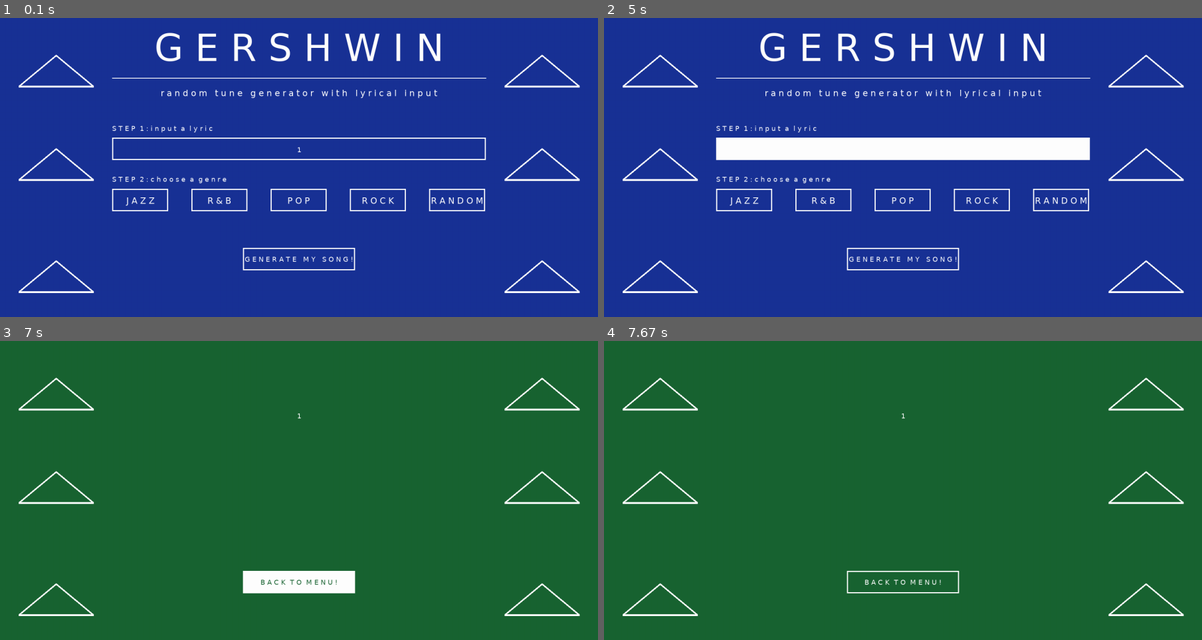
Above: before the commit, frames 1-4 (two rows, left to right).
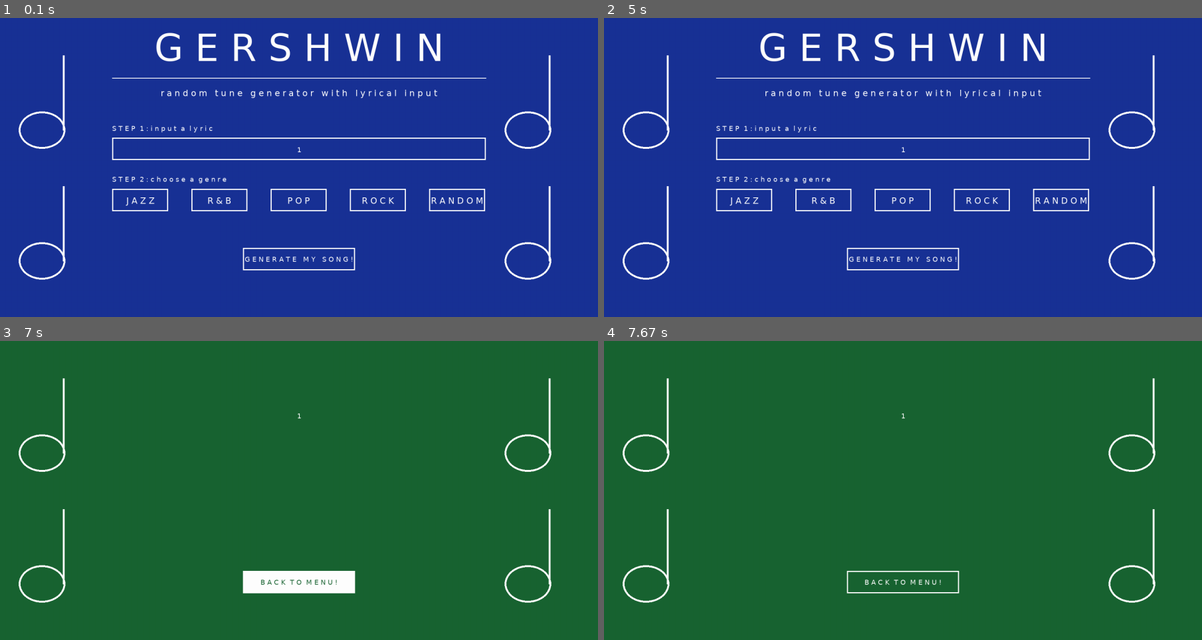
Above: after the commit, the same moments.

Repository: sd19spring/GERSHWIN
Game: pygame game, started from framework.py
Two runs of this game, one before a commit and one after it. Both use one fixed random seed, a clock stepped at 60 frames per second and the inputs below.
Inputs (mouse positions are in pixels of both pictures, inside the frame that each line leads up to):
- Up to frame 1 (0.1 s): type "1 (at the terminal prompt)" at 0 s
- Up to frame 2 (5 s): click "J A Z Z" at 0.38 s; click (908, 185) at 0.72 s; click "G E N E R A T E M Y S O N G !" at 1.05 s; click (1124, 272) at 1.38 s; click "B A C K T O M E N U !" at 2.72 s; click (819, 104) at 3.05 s; click "R & B" at 3.38 s; click (1088, 161) at 3.72 s; click "R & B" at 4.55 s; click (926, 155) at 4.88 s
- Up to frame 3 (7 s): click (460, 523) at 5.72 s; click (119, 601) at 6.05 s; click (334, 574) at 6.88 s
- Up to frame 4 (7.67 s): click (759, 412) at 7.22 s

The runs differ from the first frame. In frame 1, 2.3% of the frame differs, in the area x 3-97%, y 12-92%; in frame 2, 6.6%; in frame 3, 2.3%; in frame 4, 2.3%.

Commit message:
Add music notes, stop input rectangle from changing color

Diff:
--- a/framework.py
+++ b/framework.py
@@ -49,15 +49,20 @@
     return points
 
 def draw_geo(x,y,width,height,screen):
-    pygame.draw.lines(screen,white,False,make_geo(x,y,width,height), 5)
+    #pygame.draw.lines(screen,white,False,make_geo(x,y,width,height), 5)
+    pygame.draw.ellipse(screen, white,(x, y, height/2, width/2), 5)
+    pygame.draw.line(screen, white, [x+120, y+50], [x+120, y-150], 5)
 
 def make_shapes(screen):
-    draw_geo(50,900,200,250,screen)
-    draw_geo(s_width-250,900,200,250,screen)
-    draw_geo(50,350,200,250,screen)
-    draw_geo(s_width-250,350,200,250,screen)
+    #draw_geo(50,900,200,250,screen)
+    #draw_geo(s_width-250,900,200,250,screen)
+    draw_geo(50,250,200,250,screen)
+    draw_geo(s_width-250,250,200,250,screen)
     draw_geo(50,600,200,250,screen)
     draw_geo(s_width-250,600,200,250,screen)
+
+def music_note(screen):
+    pygame.draw.ellipse(screen, white,[5, 5, 5, 5], 5)
 #-----------------------------------------
 
 def check_quit(events):
@@ -138,11 +143,7 @@
 
         (a, b) = pygame.mouse.get_pos()
         #step 1
-        if a > 300 and a < 1300 and b > (s_height/2.5) and b < (s_height/2.5)+60:
-            pygame.draw.rect(screen,white,[300, s_height/2.5,1000,60],0)
-
-        else:
-            pygame.draw.rect(screen,white,[300, s_height/2.5,1000,60],3)
+        pygame.draw.rect(screen,white,[300, s_height/2.5,1000,60],3)
         title = smallfont.render(self.lyric, True, white)
         text_rect = title.get_rect(center=(s_width/2, s_height/2.27))
         screen.blit(title,text_rect)
